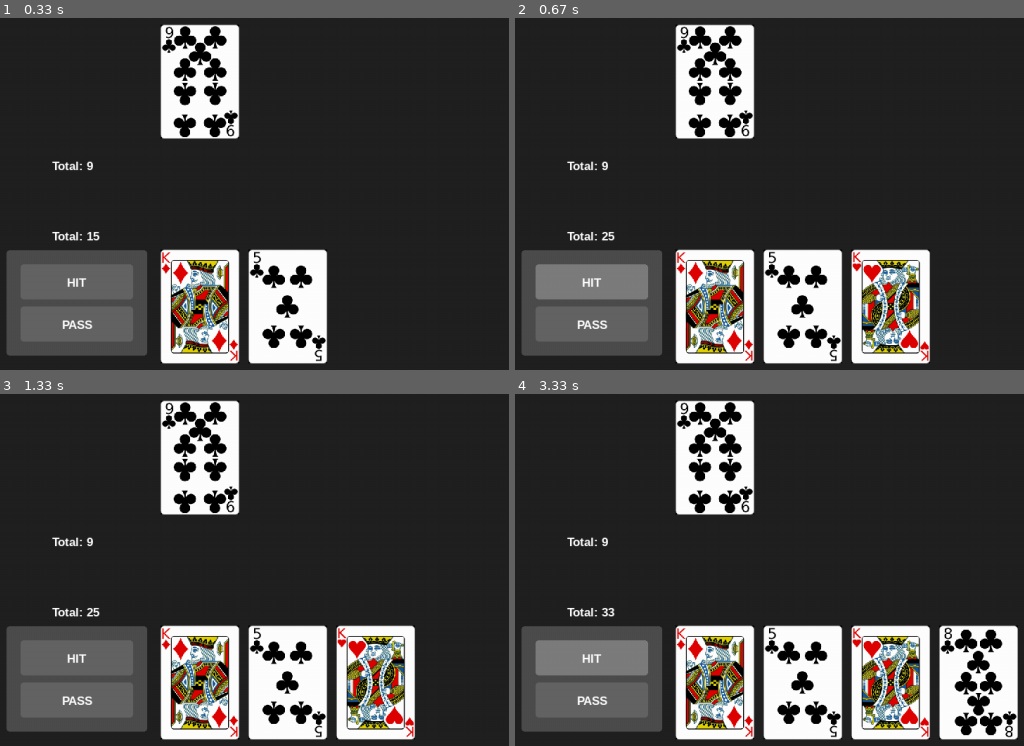
Above: before the commit, frames 1-4 (two rows, left to right).
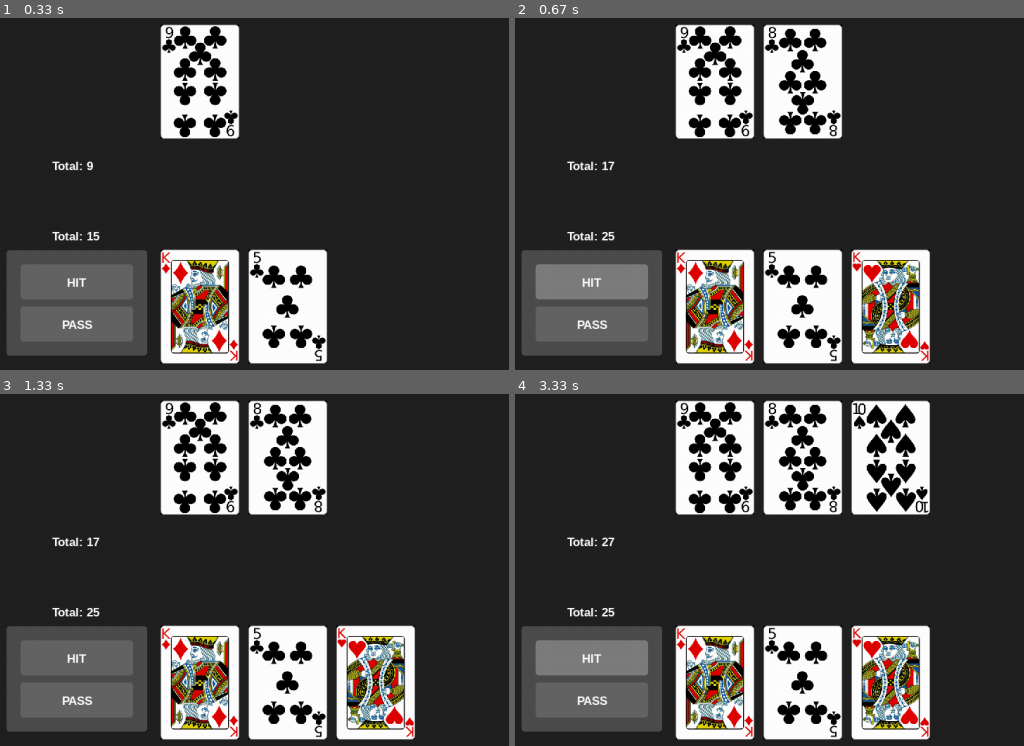
Above: after the commit, the same moments.

Repository: ekoret/blackjack-py
Game: pygame game, started from blackjack.py
Same seed, same stepped clock (60 frames per second), same inputs: the game is played once before the commit and once after it.
Inputs (mouse positions are in pixels of both pictures, inside the frame that each line leads up to):
- Up to frame 1 (0.33 s): no input
- Up to frame 2 (0.67 s): click "HIT" at 0.38 s
- Up to frame 3 (1.33 s): click (234, 601) at 0.72 s
- Up to frame 4 (3.33 s): click "PASS" at 2.05 s; click (703, 700) at 2.38 s; click "HIT" at 3.22 s

Frame 1 is identical in both runs. In frame 2, 4.9% of the frame differs, in the area x 16-65%, y 1-44%; in frame 3, 4.9%; in frame 4, 15%, in the area x 16-99%, y 1-99%.

Commit message:
add computer auto play

Diff:
--- a/blackjack.py
+++ b/blackjack.py
@@ -20,6 +20,7 @@
         self.rect = self.screen.get_rect()
         self.clock = pygame.time.Clock()
         self.running = True
+        self.game_over = False
 
         self.player = Player(self)
         self.dealer = Dealer(self)
@@ -44,6 +45,13 @@
 
             self.dealer.draw_cards(self.screen)
             self.dealer.draw_hand_total(self.screen)
+
+            if self.current_player_turn == len(self.player_list) - 1:
+                self.dealer.play()
+
+            if self.game_over:
+                print("paused")
+
             self._update_screen()
 
         self._quit()
--- a/button.py
+++ b/button.py
@@ -41,6 +41,12 @@
 
         if event.type == pygame.MOUSEBUTTONDOWN and hit:
             if self.button_text == "HIT":
-                self.game.player_moves.hit(
-                    self.game.player_list[self.game.current_player_turn]
-                )
+                current_player = self.game.player_list[self.game.current_player_turn]
+                self.game.player_moves.hit(current_player)
+
+                if current_player.get_hand_total() == 21:
+                    print("BLACKJACK")
+                    self.game.current_player_turn += 1
+                elif current_player.get_hand_total() > 21:
+                    print("BUST")
+                    self.game.current_player_turn += 1
--- a/player.py
+++ b/player.py
@@ -13,7 +13,7 @@
     def add_card(self, card):
         self.cards.add(card)
 
-    def _get_hand_total(self):
+    def get_hand_total(self):
         total = 0
         for card in self.cards:
             value = card.value
@@ -25,7 +25,7 @@
     def draw_hand_total(self, screen):
         y_offset = 310
         text = self.game.font.render(
-            f"Total: {self._get_hand_total()}", True, self.game.settings.font_colour
+            f"Total: {self.get_hand_total()}", True, self.game.settings.font_colour
         )
         screen.blit(text, (390, self.game.rect.height - y_offset))
 
@@ -69,6 +69,12 @@
     def draw_hand_total(self, screen):
         y_offset = 310
         text = self.game.font.render(
-            f"Total: {self._get_hand_total()}", True, self.game.settings.font_colour
+            f"Total: {self.get_hand_total()}", True, self.game.settings.font_colour
         )
         screen.blit(text, (390, y_offset))
+
+    def play(self):
+        while self.get_hand_total() < 16:
+            card = self.game.deck.get_top_card()
+            self.add_card(card)
+        self.game.game_over = True
